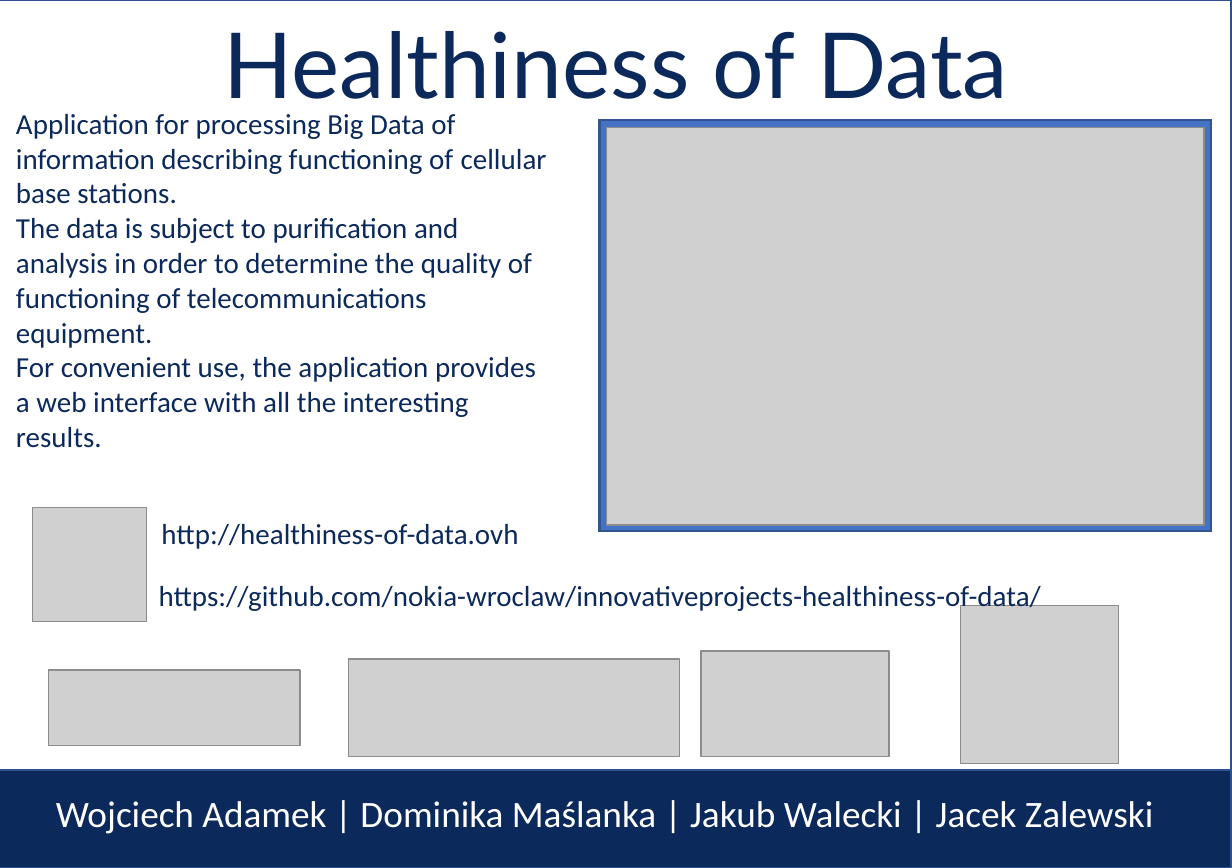
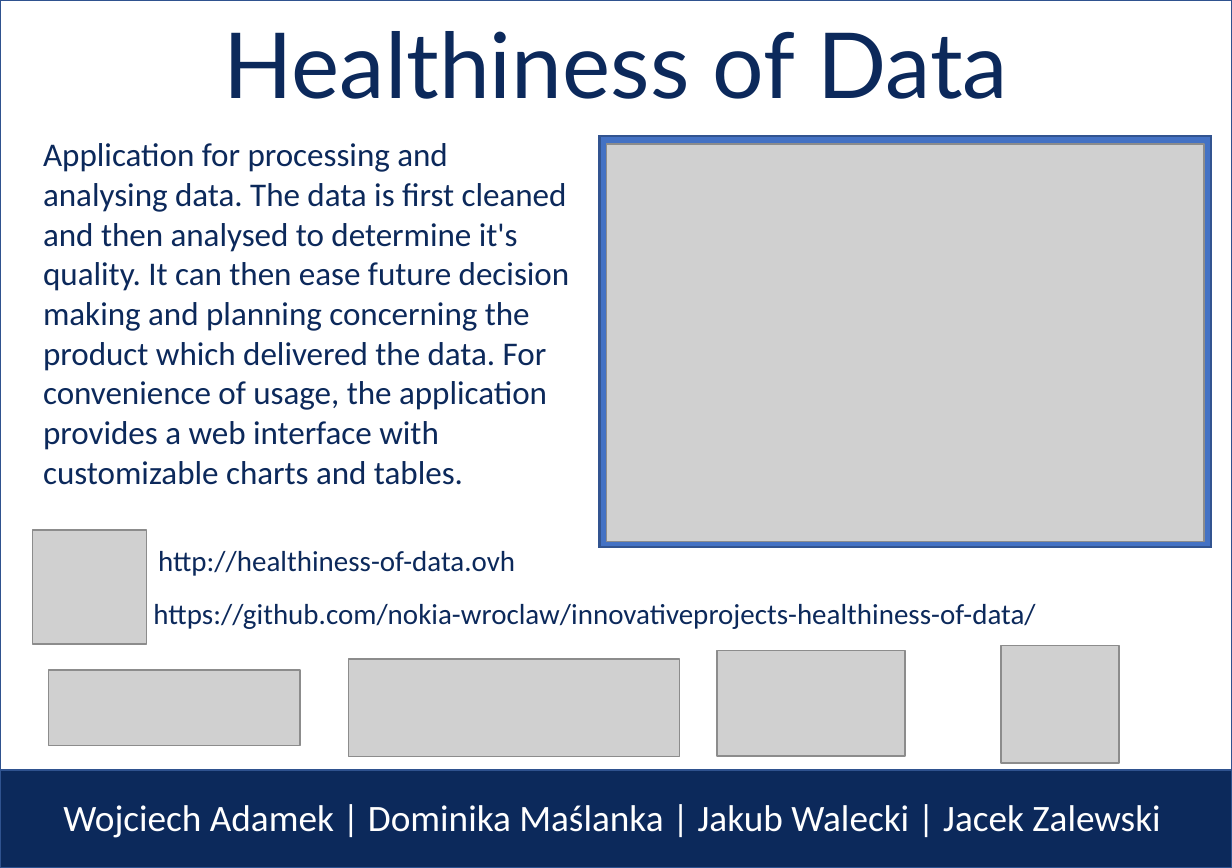
Before and after one commit to nokia-wroclaw/innovativeprojects-healthiness-of-data, a slide deck: slide 1 of NOKIA_wizytowka.pptx. Drawn at 1232x868 pixels with LibreOffice and Linux fonts; fonts in the diff are those of the drawing; grey boxes stand for pictures. Boxes give left, top, right and bottom in pixels: in the first picture for what was removed or moved away, otherwise in the second. Text is boxed around its words. In the diff, an @@ line names an element or a change of style, - is before the commit and + after.

Commit message:
wizytowka final?

```diff
--- a/NOKIA_wizytowka.pptx
+++ b/NOKIA_wizytowka.pptx
@@ text at [43,143,570,485]: text changed; size 14 to 16 pt @@
-Application for processing Big Data of information describing functioning of cellular base stations.
-The data is subject to purification and analysis in order to determine the quality of functioning of telecommunications equipment.
-For convenient use, the application provides a web interface with all the interesting results.
+Application for processing and analysing data. The data is first cleaned and then analysed to determine it's quality. It can then ease future decision making and planning concerning the product which delivered the data. For convenience of usage, the application provides a web interface with customizable charts and tables.
@@ rectangle: place and size @@
-rectangle at [599,119,1210,530]
+rectangle at [599,136,1210,547]
@@ picture: place and size @@
-picture at [606,128,1204,526]
+picture at [606,145,1204,542]
@@ picture: place and size @@
-picture at [33,508,146,621]
+picture at [33,530,146,644]
@@ text "http://healthiness-of-data.ovh": place and size @@
-text "http://healthiness-of-data.ovh" at [161,524,518,549]
+text "http://healthiness-of-data.ovh" at [158,551,515,576]
@@ text "https://github.com/nokia-wroclaw/innovativeprojects-healthin ...": place and size @@
-text "https://github.com/nokia-wroclaw/innovativeprojects-healthin ..." at [159,586,1041,613]
+text "https://github.com/nokia-wroclaw/innovativeprojects-healthin ..." at [153,604,1035,629]
@@ picture: place and size @@
-picture at [700,651,888,757]
+picture at [717,651,904,757]
@@ picture: place and size @@
-picture at [961,606,1119,764]
+picture at [1001,645,1119,763]
@@ text "Wojciech Adamek | Dominika Maślanka ...": place and size @@
-text "Wojciech Adamek | Dominika Maślanka ..." at [56,801,1153,834]
+text "Wojciech Adamek | Dominika Maślanka ..." at [63,805,1160,838]
```
